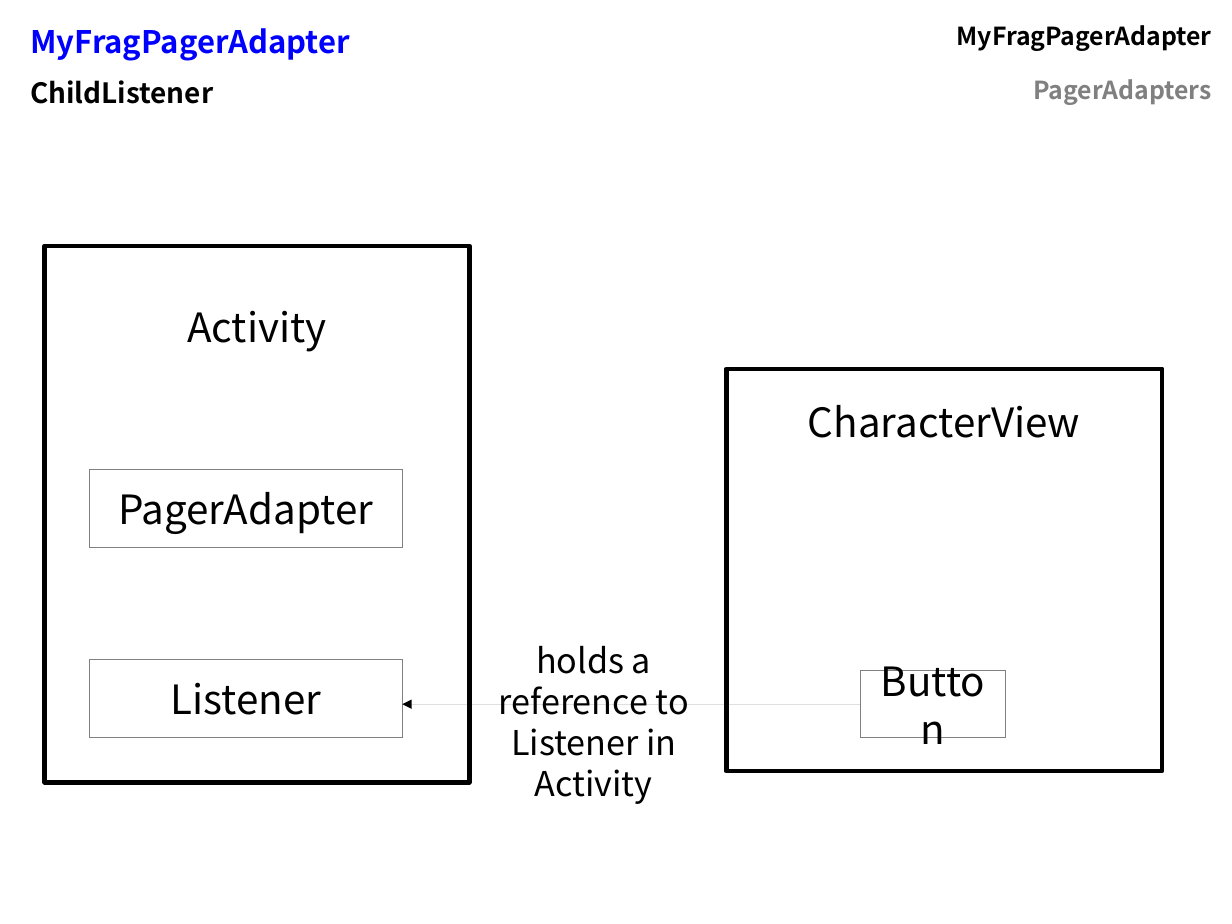
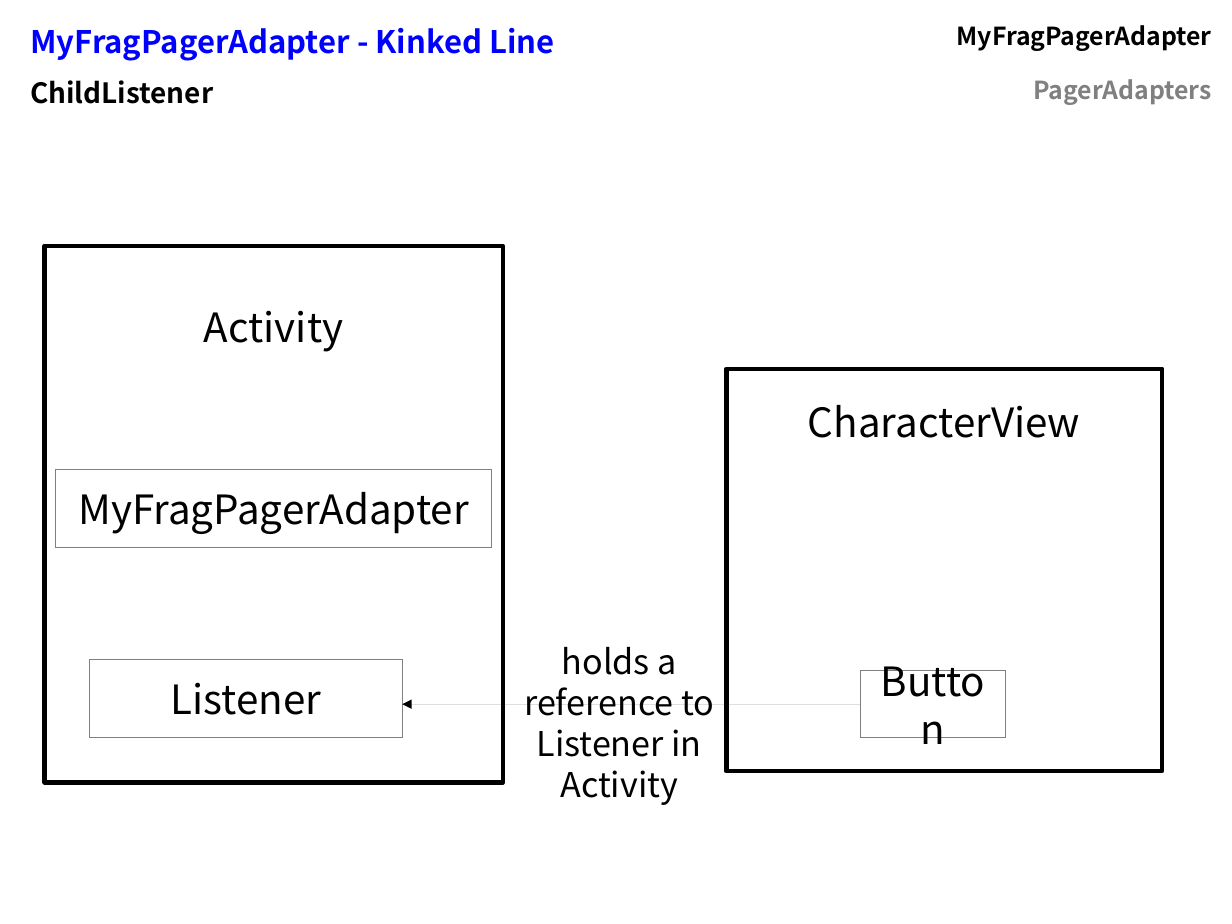
Before and after one commit to flocela/PagerAdaptersHandouts, a slide deck: slide 39 of PagerAdapterPresentation.odp (slide 37 before the commit). Drawn at 1232x924 pixels with LibreOffice and Linux fonts; fonts in the diff are those of the drawing. Boxes give left, top, right and bottom in pixels: in the first picture for what was removed or moved away, otherwise in the second. Text is boxed around its words. In the diff, an @@ line names an element or a change of style, - is before the commit and + after.

```diff
--- a/PagerAdapterPresentation.odp
+++ b/PagerAdapterPresentation.odp
@@ table at [19, 11, 1223, 109] @@
-row 1, column 1: MyFragPagerAdapter
+row 1, column 1: MyFragPagerAdapter - Kinked Line
@@ rectangle "Activity": place and size @@
-rectangle "Activity" at [45, 246, 470, 783]
+rectangle "Activity" at [45, 246, 503, 783]
@@ rectangle added at [56, 470, 492, 548], outline #808080 0 pt, 26 pt, text #000000 @@
+MyFragPagerAdapter
@@ rectangle removed at [89, 470, 402, 548] @@
-PagerAdapter
@@ text "holds a reference to Listener ...": place and size @@
-text "holds a reference to Listener ..." at [499, 645, 689, 804]
+text "holds a reference to Listener ..." at [524, 646, 714, 805]
```
Also in this commit, not shown: 31 other slides changed, 10 slides added, 3 slides removed, 11 other files.
